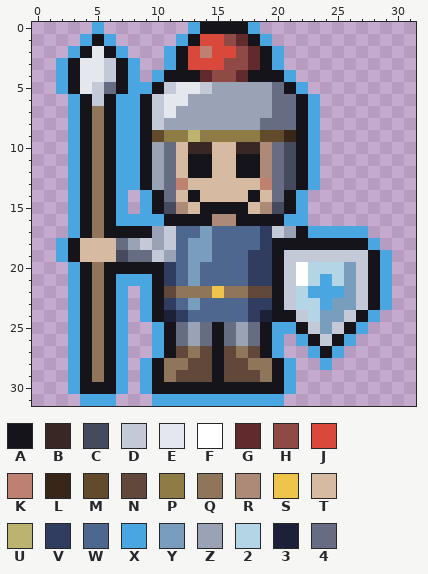
Two states of a pixel-art file, ui/sprites/menu/soldier_protection_0.aseprite. This is how it looked before the edit.
32x32 pixels, 1 frame.
Palette (. is transparent): A #14141a  B #382722  C #454a5c  D #c3c9d6  E #e4e7ee  F #ffffff  G #612b2e  H #8f4a45  J #d9483b  K #bd8071  L #382719  M #614b2b  N #61483a  P #8f7b45  Q #8f755a  R #ad8977  S #eec44a  T #d6baa2  U #bdb371  V #303d61  W #4d678f  X #4aa6e0  Y #799dbd  Z #9aa3b5  2 #b3d5e6  3 #1c2038  4 #666d82
Pixels before, first column x 2:
 0 ...X.......XAAAAX...........
 1 ..XAX.....XAJJHGAX..........
 2 .XAEAX...XAJKJJHGAX.........
 3 XAEEDAX..XAJJJHHGAX.........
 4 XAEEDAX.XAAAGHHGAAAX........
 5 XAED4AXXADEEDZZZZZ4AX.......
 6 .XADAXXADEEZZZZZZZ44AX......
 7 .XAQAXXADEZZZZZZZZ44AX......
 8 .XAQAXXADZZZZZZZZ444AX......
 9 .XAQAXXAMPPUPPPPPMMLAX......
10 .XAQAXXAZ4TBBTTBBR4CAX......
11 .XAQAXXAZ4TAATTAAR4CAX......
12 .XAQAXXAZ4TAATTAAR4CAX......
13 .XAQAXXAZ4KTTTTTTK4CAX......
14 .XAQAX.XA4TATTTTAT4AX.......
15 .XAQAX.XACRTAAAATRCAX.......
16 .XAQAXXXXAAAARRAAAAXX.......
17 .XAQAAAAZDWWYWWWWVDZAXXXXX..
18 XATTT4ZDZDWYYWWWWVAAAAAAAAX.
19 XATTTC44DZWYYWWWVVADDDDDDDAX
20 .XAQAAAAAVWYWWWWVVADF222YDAX
21 .XAQAXXXAVWYWWWWVVADF2X2YDAX
22 .XAQAX.XANQQQSQQNNAD2XXXYDAX
23 .XAQAX.XAVWYWWWWVVAD22XYYDAX
24 .XAQAX.XA3VWWWWWV3AAD2YYDAX.
25 .XAQAX..XA4Z4A4Z4AXXADYDAX..
26 .XAQAX..XA4Z4A4Z4AX.XADAX...
27 .XAQAX..XANQNANQNAX..XAX....
28 .XAQAX.XAQQNNANNQQAX..X.....
29 .XAQAX.XAQNNNANNNQAX........
30 .XAAAX.XAAAAAAAAAAAX........
31 ..XXX...XXXXXXXXXXX.........
Now the later version:
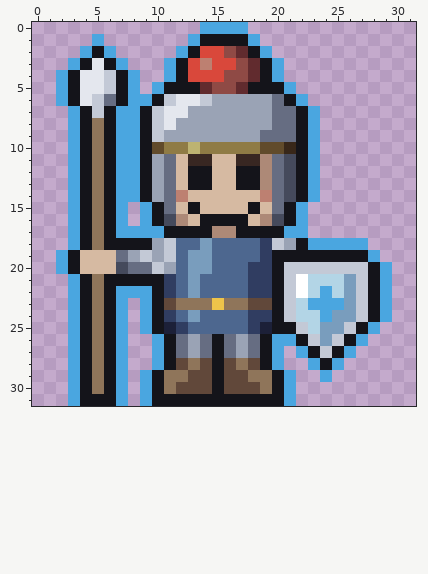
From old to new:
y 0: x 5 X -> .; x 13..18 XAAAAX -> .XXXX.
y 1: x 4..6 XAX -> .X.; x 12..19 XAJJHGAX -> .XAAAAX.
y 2: x 3..7 XAEAX -> .XAX.; x 11..14 XAJK -> .XAJ; x 16..20 JHGAX -> HGAX.
y 3: x 2..4 XAE -> .XA; x 6..8 DAX -> AX.; x 14 J -> K; x 16 H -> J
y 4: x 10..11 XA -> .X; x 13..15 AGH -> JJJ; x 17..18 GA -> HG; x 20..21 AX -> X.
y 5: x 5..6 D4 -> ED; x 9..22 XADEEDZZZZZ4AX -> .XAAAGHHGAAAX.
y 6: x 2..4 .XA -> XAE; x 6..7 AX -> 4A; x 9..11 ADE -> XAD; x 13..14 ZZ -> ED; x 21..23 4AX -> AX.
y 7: x 5 Q -> D; x 12 Z -> E
y 8: x 11 Z -> E; x 19 4 -> Z
y 9: x 10..21 MPPUPPPPPMML -> DZZZZZZZZ444
y 10: x 10..21 Z4TBBTTBBR4C -> MPPUPPPPPMML
y 11: x 13..14 AA -> BB; x 17..18 AA -> BB
y 13: x 12..14 KTT -> TAA; x 17..19 TTK -> AAR
y 14: x 8..10 .XA -> XAZ; x 12..13 TA -> KT; x 18..19 AT -> TK; x 21..23 AX. -> CAX
y 15: x 11..20 CRTAAAATRC -> 4TATTTTAT4
y 16: x 8 X -> .; x 10..13 XAAA -> ACRT; x 15..16 RR -> AA; x 18..21 AAAX -> TRCA
y 17: x 7..27 AAAZDWWYWWWWVDZAXXXXX -> XXXXAAAARRAAAAXX.....
y 18: x 2..9 XATTT4ZD -> .XAQAAAA; x 13 Y -> W; x 20..21 AA -> DZ; x 23..28 AAAAAX -> XXXXX.
y 19: x 7..11 C44DZ -> 4ZDZD; x 18 V -> W; x 21..29 DDDDDDDAX -> AAAAAAAX.
y 20: x 2..11 .XAQAAAAAV -> XATTTC44DZ; x 14 W -> Y; x 22..26 F222Y -> DDDDD
y 21: x 7..9 XXX -> AAA; x 24 X -> 2
y 22: x 8 . -> X; x 11..19 NQQQSQQNN -> VWYWWWWVV; x 22..23 2X -> F2; x 25 X -> 2
y 23: x 11..19 VWYWWWWVV -> NQQQSQQNN; x 23 2 -> X; x 25 Y -> X
y 24: x 11..13 3VW -> VWY; x 19 3 -> V; x 21..22 AD -> D2; x 24 Y -> X; x 26..29 DAX. -> YDAX
y 25: x 9..23 .XA4Z4A4Z4AXXAD -> XA3VWWWWWV3AAD2; x 25..28 DAX. -> YDAX
y 26: x 21..27 .XADAX. -> XADYDAX
y 27: x 12..14 NQN -> 4Z4; x 16..18 NQN -> 4Z4; x 22..26 .XAX. -> XADAX
y 28: x 9..13 XAQQN -> .XANQ; x 17..21 NQQAX -> QNAX.; x 23..25 .X. -> XAX
y 29: x 12 N -> Q; x 18 N -> Q; x 24 . -> X
y 30: x 5 A -> Q; x 11..14 AAAA -> QNNN; x 16..19 AAAA -> NNNQ
y 31: x 3..7 .XXX. -> XAAAX; x 9..21 .XXXXXXXXXXX. -> XAAAAAAAAAAAX
Changed places in both pictures, as pixel boxes (x1, y1, x2, y2):
changed: (56, 22, 392, 406)
